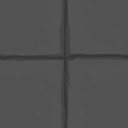
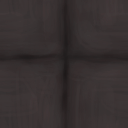
Layer changes from the first w=128, h=128 image to the second:
added layer "Copy of DARK" (other, 53%) above "DARK" over [0, 0, 128, 128]
added layer "DARK" (multiply, 53%) above "DARK-OG" over [0, 0, 128, 128]
renamed "Paint Layer 2" to "DARK-OG", hid it over [0, 0, 128, 128]
added group "Group 4" (other, 25%) with 2 layers above "Paint Layer 1" over [0, 0, 128, 128]
added layer "Paint Layer 5" in group "Group 4" over [0, 0, 128, 128]
added layer "Paint Layer 3" in group "Group 4" over [0, 0, 128, 128]
painted on "Paint Layer 1" over [0, 0, 128, 128]
